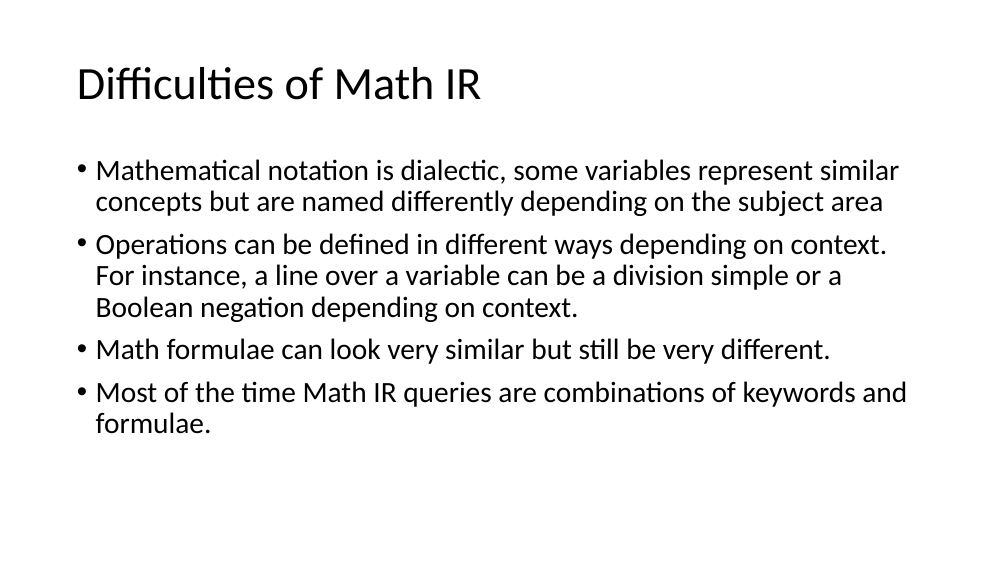
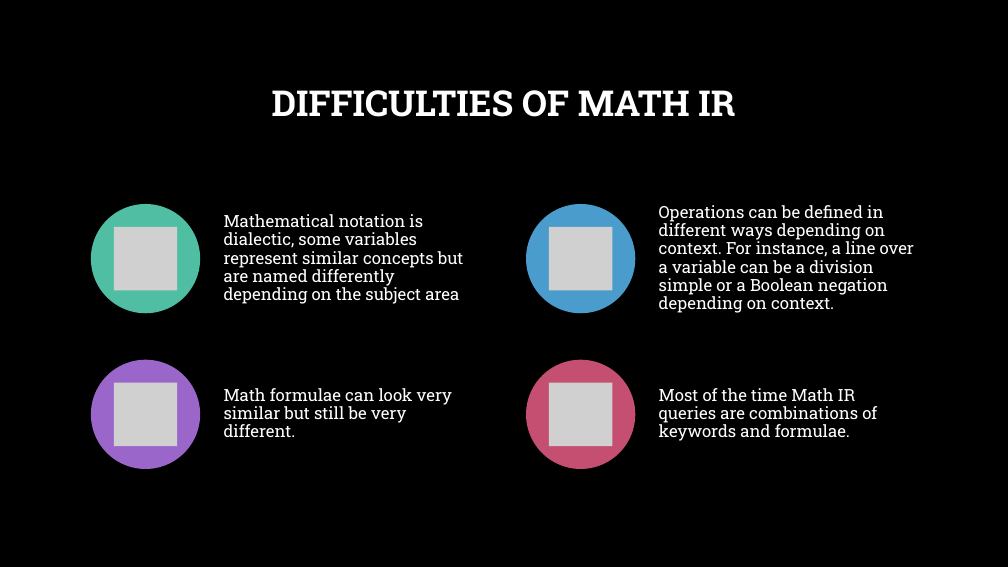
Before and after one commit to pure0022/math-IR-ARQMath-CompuBERT, a slide deck: slide 3 of Math Information Retrieval.pptx. Drawn at 1008x567 pixels with LibreOffice and Linux fonts; fonts in the diff are those of the drawing; grey boxes stand for pictures; background and template pictures are left out. Boxes give left, top, right and bottom in pixels: in the first picture for what was removed or moved away, otherwise in the second. Text is boxed around its words. In the diff, an @@ line names an element or a change of style, - is before the commit and + after.

```diff
--- a/Math Information Retrieval.pptx
+++ b/Math Information Retrieval.pptx
@@ background #FFFFFF to picture (left out) @@
@@ title at bbox=[272, 90, 735, 117]: text changed; size 44 to 34 pt; font Calibri to Roboto Slab; text colour #000000 to #FFFFFF; bold on @@
-Difficulties of Math IR
+DIFFICULTIES OF MATH IR
@@ rectangle added at bbox=[0, 173, 1008, 567], fill #000000 at 50% opacity @@
@@ text removed at bbox=[96, 159, 907, 434] @@
-• Mathematical notation is dialectic, some variables represent similar concepts but are named differently depending on the subject area
-• Operations can be defined in different ways depending on context. For instance, a line over a variable can be a division simple or a Boolean negation depending on context.
-• Math formulae can look very similar but still be very different.
-• Most of the time Math IR queries are combinations of keywords and formulae.
@@ group added at bbox=[91, 204, 914, 470]: 4 ellipses, 4 pictures, 4 texts @@
+Mathematical notation is dialectic, some variables represent similar concepts but are named differently depending on the subject area
+Operations can be defined in different ways depending on context. For instance, a line over a variable can be a division simple or a Boolean negation depending on context.
+Math formulae can look very similar but still be very different.
+Most of the time Math IR queries are combinations of keywords and formulae.
```
Also in this commit, not shown: 17 other slides changed, 4 slides added, 1 slide removed, 3 other files.
